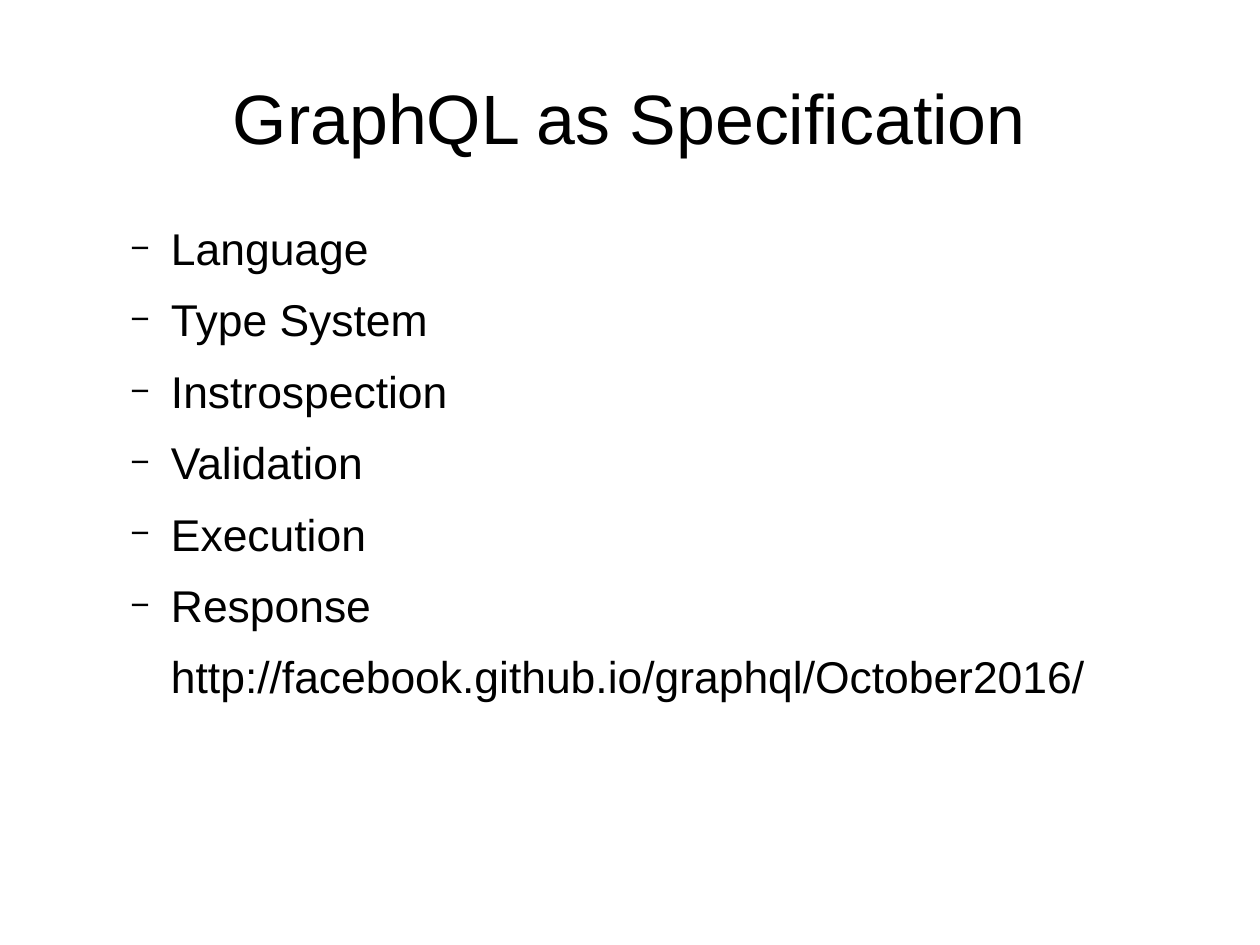
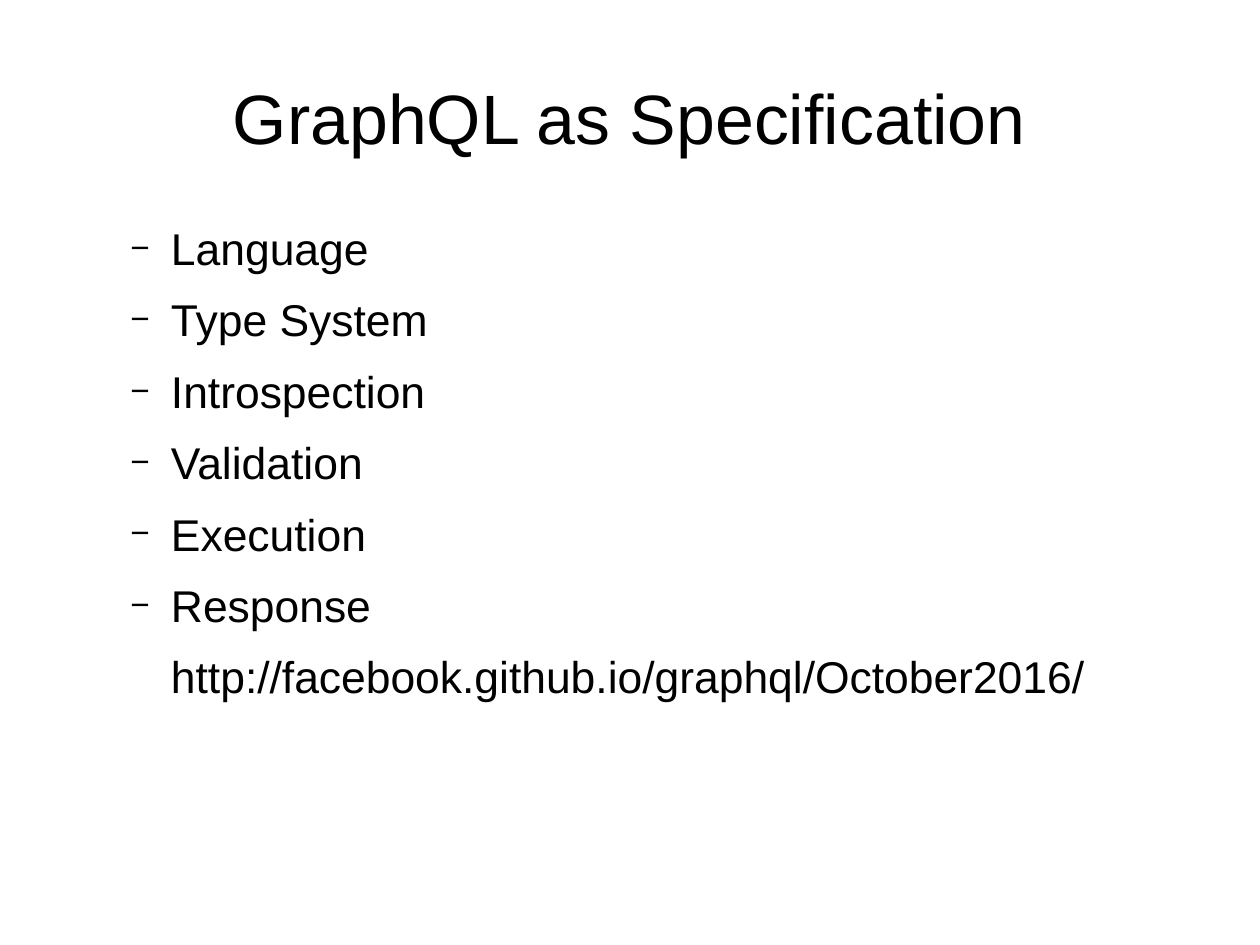
Before and after one commit to ramortegui/talks, a slide deck: slide 3 of elixir-absinthe-basics.odp. Drawn at 1260x945 pixels with LibreOffice and Linux fonts; fonts in the diff are those of the drawing. Boxes give left, top, right and bottom in pixels: in the first picture for what was removed or moved away, otherwise in the second. Text is boxed around its words. In the diff, an @@ line names an element or a change of style, - is before the commit and + after.

Commit message:
Fix typo.

```diff
--- a/elixir-absinthe-basics.odp
+++ b/elixir-absinthe-basics.odp
@@ text at bbox=[171, 375, 425, 417]: text changed @@
-  − Instrospection
+  − Introspection
```
